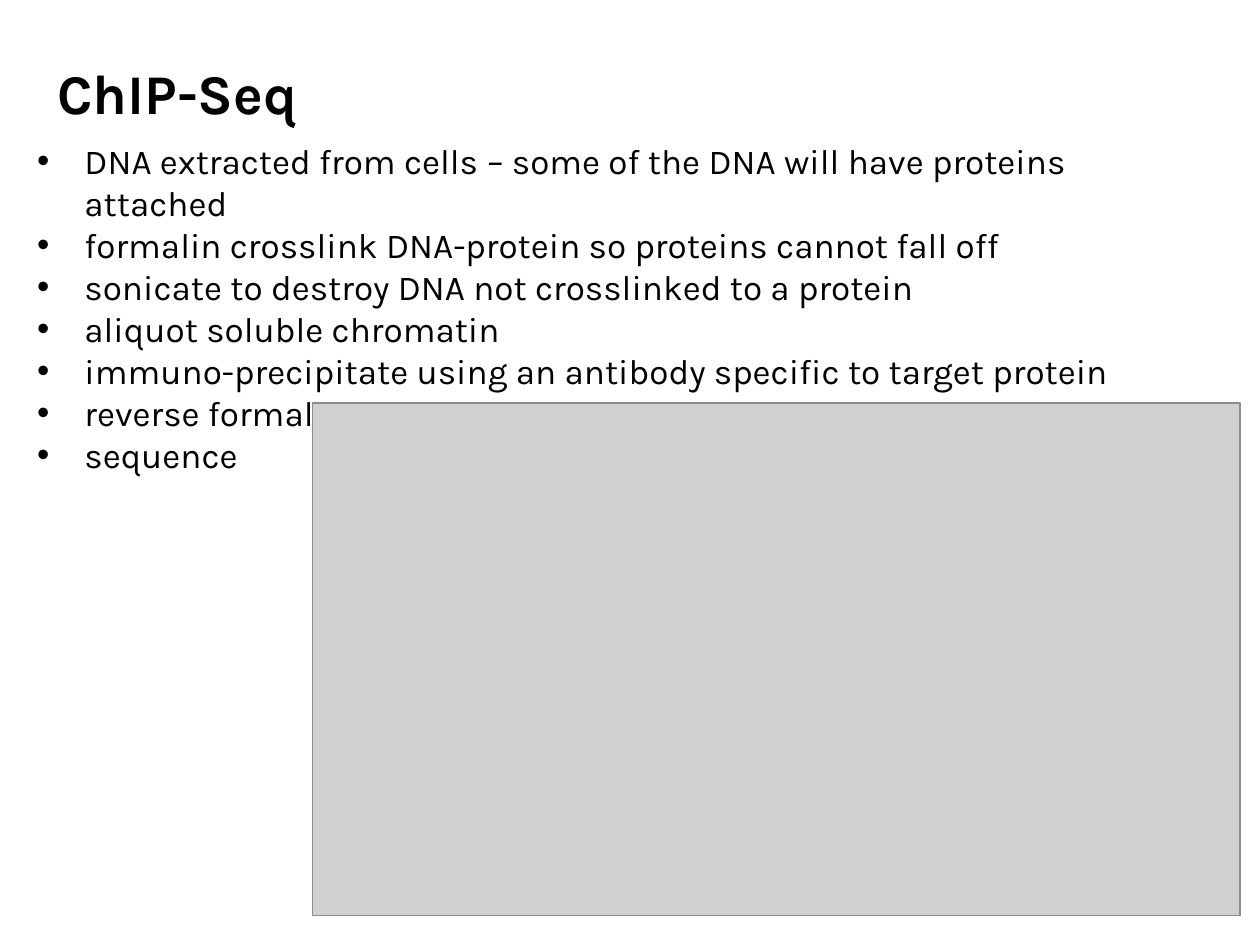
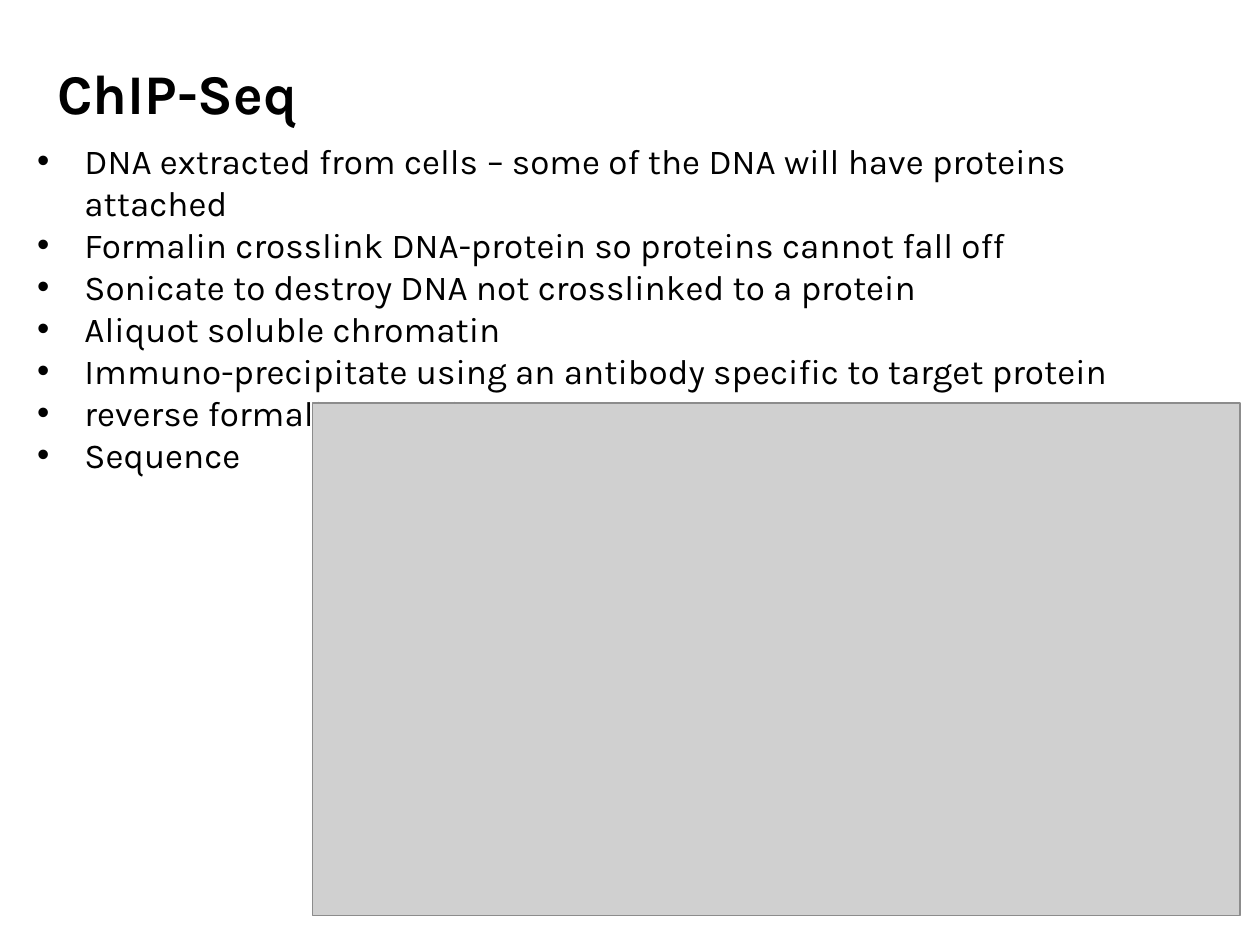
Before and after one commit to agmcarthur/Biochem-3BP3, a slide deck: slide 25 of Lectures/Lecture 9 - RNA-Seq.pptx (slide 22 before the commit). Drawn at 1260x945 pixels with LibreOffice and Linux fonts; fonts in the diff are those of the drawing; grey boxes stand for pictures. Boxes give left, top, right and bottom in pixels: in the first picture for what was removed or moved away, otherwise in the second. Text is boxed around its words. In the diff, an @@ line names an element or a change of style, - is before the commit and + after.

```diff
--- a/Lectures/Lecture 9 - RNA-Seq.pptx
+++ b/Lectures/Lecture 9 - RNA-Seq.pptx
@@ text at <box>84,150,1107,435</box>: text changed @@
-• sequence
+• Sequence
@@ text at <box>84,234,1107,393</box>: text changed @@
-• formalin crosslink DNA-protein so proteins cannot fall off
-• sonicate to destroy DNA not crosslinked to a protein
-• aliquot soluble chromatin
-• immuno-precipitate using an antibody specific to target protein
+• Formalin crosslink DNA-protein so proteins cannot fall off
+• Sonicate to destroy DNA not crosslinked to a protein
+• Aliquot soluble chromatin
+• Immuno-precipitate using an antibody specific to target protein
```
Also in this commit, not shown: 12 other slides changed, 3 slides added.
